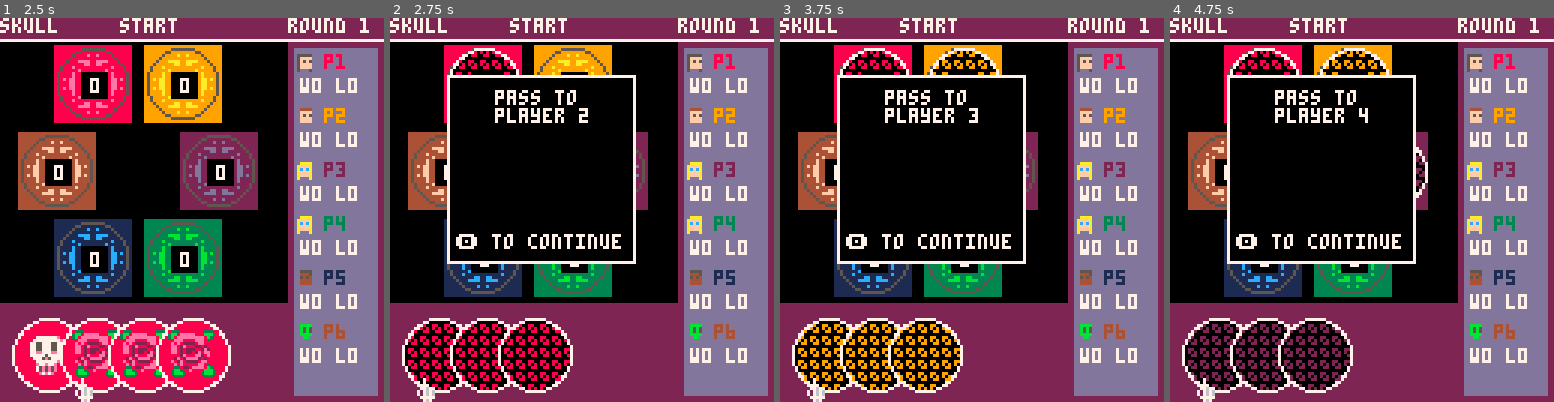
Above: before the commit, frames 1-4 (left to right).
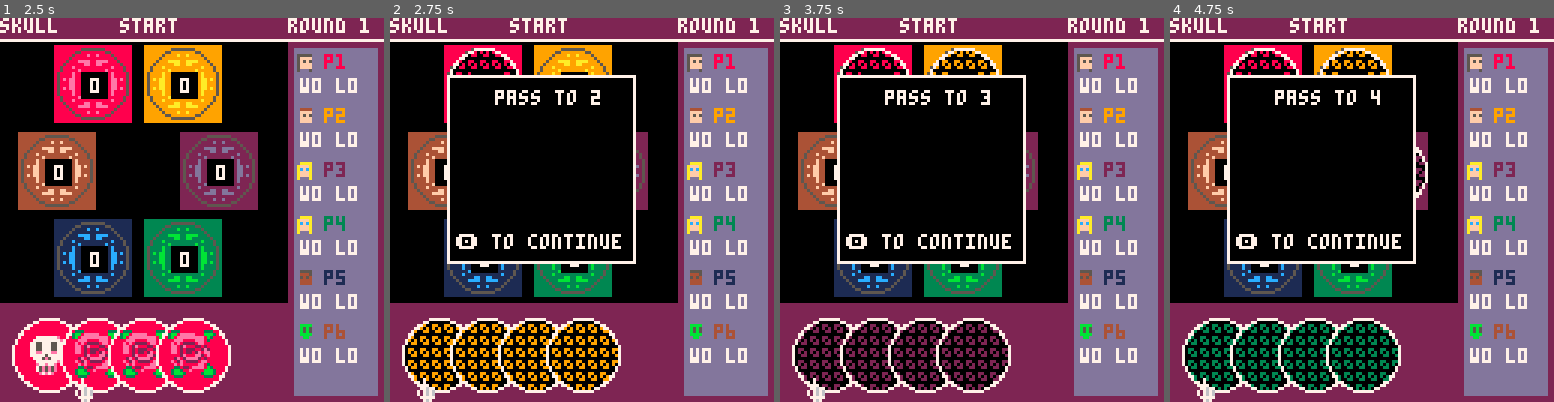
Above: after the commit, the same moments.

Repository: ignoreintuition/skull
Game: PICO-8 cartridge skull.p8
Two runs of this game, one before a commit and one after it. Both use one fixed random seed, a clock stepped at 60 frames per second and the inputs below.
Inputs:
- Up to frame 1 (2.5 s): tap X (X key) at 0.33, 1.07, 1.85 s; tap O (Z key) at 0.7, 1.7, 2.1 s; hold Right 1.6-2.1 s; hold Right from 2.47 s (still down)
- Up to frame 2 (2.75 s): keep holding Right; tap O (Z key) at 2.5 s
- Up to frame 3 (3.75 s): tap O (Z key) at 2.9, 3.3, 3.7 s; tap X (X key) at 2.97 s; release Right at 3.03 s; hold Left 3.08-3.58 s
- Up to frame 4 (4.75 s): hold Right 4.02-4.68 s; tap X (X key) at 4.08 s; tap O (Z key) at 4.1, 4.5 s

Frame 1 is identical in both runs. In frame 2, 5.3% of the frame differs, in the area x 4-61%, y 18-98%; in frame 3, 4.6%; in frame 4, 5.3%.

Commit message:
Added interactions for revelation. Updated so pass to skip players who passed. Updated dialogs to indicate the correct players

Diff:
--- a/src/controller.lua
+++ b/src/controller.lua
@@ -78,14 +78,22 @@
   handlePlay = function(_ENV)
     local gameScene = state:get()
     local mode = gameScene.mode
-    if btnp(4) and (mode == modes['start'] or mode == modes['place']) then
-      if not gameScene:play() then
-        gameScene:action()
+    if btnp(4) then
+      if mode == modes['start'] or mode == modes['place'] then
+        if not gameScene:play() then
+          gameScene:action()
+        end
+      elseif mode == modes['revelation'] then
+        gameScene:play()
       end
     elseif btnp(5) then
       gameScene:action()
     elseif btnp(1) then
-      gameScene.cursor:selectNextCard()
+      if gameScene.mode == modes.start or gameScene.mode == modes.place then
+        gameScene.cursor:selectNextCard()
+      elseif gameScene.mode == modes.revelation then
+        gameScene.cursor:selectNextStack()
+      end
     elseif btn(0) then
       -- move left
     end
--- a/src/cursor.lua
+++ b/src/cursor.lua
@@ -2,11 +2,14 @@
   x = 16,
   y = 120,
   spr = 32,
+  visible = true,
+  highlightedStack = 0,
   init = function(_ENV, self)
   end,
   update = function(_ENV)
     local gameScene = state:get()
     if state.activeToolbar then
+      visible = true
       for k, v in ipairs(gameScene.toolbars[#gameScene.toolbars].tools) do
         if v.active then
           x = 32 + (k - 1) * 10
@@ -14,19 +17,38 @@
         end
       end
     else
-      local hand = gameScene.players[gameScene.currentPlayer].hand
-      x = (hand.selectedCard - 1) * 16 + 8
-      y = 120
+      if gameScene.mode == modes.start or gameScene.mode == modes.place then
+        visible = true
+        local hand = gameScene.players[gameScene.currentPlayer].hand
+        x = (hand.selectedCard - 1) * 16 + 8
+        y = 120
+      elseif gameScene.mode == modes.revelation then
+        visible = true
+        x = seats[highlightedStack].x + 16
+        y = seats[highlightedStack].y + 16
+      elseif gameScene.mode == modes.challenge then
+        visible = false
+      end
     end
   end,
   draw = function(_ENV)
-    spr(32, x, y, 1, 1)
+    if visible then
+      spr(32, x, y, 1, 1)
+    end
   end,
   selectNextCard = function(_ENV, dir)
     local gameScene = state:get()
     local hand = gameScene.players[gameScene.currentPlayer].hand
     hand.selectedCard = hand.selectedCard % #hand.cards + 1
   end,
+  selectStack = function(_ENV, player)
+    local gameScene = state:get()
+    highlightedStack = player
+  end,
+  selectNextStack = function(_ENV)
+    local gameScene = state:get()
+    highlightedStack = highlightedStack % gameScene.playerCnt + 1
+  end,
   selectToolbar = function(_ENV)
   end
 })
--- a/src/scene/game.lua
+++ b/src/scene/game.lua
@@ -7,6 +7,7 @@
   round = 1,
   currentBid = 0,
   maxBid = 10,
+  revealed = 0,
 
   cursor = {},
   dialogs = {},
@@ -51,16 +52,7 @@
             end
           end
         end
-        add(
-          dialogs, Dialog:new({
-            text = "player " .. currentPlayer .. "\nreveal\ncards",
-            cancellable = false,
-            cb = function()
-              printh('revelation')
-            end
-          })
-        )
-        state.activeDialog = true
+        cursor:selectStack(currentPlayer)
       end
       mode = modes.revelation
     end
@@ -69,20 +61,30 @@
   draw = function(_ENV)
     ui:draw()
     callAll(players, 'draw')
+    callAll(toolbars, 'draw')
+    cursor:draw()
+    callAll(widgets, 'draw')
     callAll(dialogs, 'draw')
-    callAll(toolbars, 'draw')
-    callAll(widgets, 'draw')
-    cursor:draw()
   end,
   nextPlayer = function(_ENV)
-    -- TODO skip player if passed
     if currentPlayer == #players and mode == modes.start then
       mode = modes.place
     end
-    currentPlayer = currentPlayer % #players + 1
+    repeat
+      currentPlayer = currentPlayer % #players + 1
+    until not players[currentPlayer].passed == true
     for k, v in ipairs(players) do
       v.active = currentPlayer == k
     end
+    add(
+      dialogs, Dialog:new({
+        text = "pass to " .. currentPlayer,
+        cancellable = false,
+        cb = function()
+        end
+      })
+    )
+    state.activeDialog = true
   end,
   challenge = function(_ENV)
     mode = modes.challenge
@@ -90,16 +92,7 @@
       widgets, Widget:new({
         cb = function()
           state.activeWidget = false
-          add(
-            dialogs, Dialog:new({
-              text = "player " .. currentPlayer .. "\nissues a\nchallenge",
-              cancellable = false,
-              cb = function()
-                state:get():nextPlayer()
-              end
-            })
-          )
-          state.activeDialog = true
+          state:get():nextPlayer()
         end
       })
     )
@@ -110,17 +103,7 @@
       widgets, Widget:new({
         cb = function()
           state.activeWidget = false
-          -- TODO update dialog to indicate who to pass to
-          add(
-            dialogs, Dialog:new({
-              text = "player " .. currentPlayer .. "\nraised bid",
-              cancellable = false,
-              cb = function()
-                state:get():nextPlayer()
-              end
-            })
-          )
-          state.activeDialog = true
+          state:get():nextPlayer()
         end
       })
     )
@@ -132,20 +115,29 @@
     gameScene:nextPlayer()
   end,
   play = function(_ENV)
-    if #players[currentPlayer].hand.cards == 0 then
-      return false
+    if mode == modes.start or mode == modes.place then
+      if #players[currentPlayer].hand.cards == 0 then
+        return false
+      end
+      players[currentPlayer].stack:addCard(players[currentPlayer].hand:playCard(currentPlayer))
+      nextPlayer(_ENV)
+    elseif mode == modes.revelation then
+      -- TODO check if all players cards have been revealed
+      -- TODO pop cards off the stack
+      -- TODO if game end award win or remove card
+      if revealed < maxBid then
+        add(
+          dialogs, Dialog:new({
+            text = players[cursor.highlightedStack].stack.cards[#players[cursor.highlightedStack].stack.cards].face,
+            cancellable = false,
+            cb = function()
+            end
+          })
+        )
+        state.activeDialog = true
+      end
+      return true
     end
-    players[currentPlayer].stack:addCard(players[currentPlayer].hand:playCard(currentPlayer))
-    add(
-      dialogs, Dialog:new({
-        text = "pass to\nplayer " .. players[currentPlayer % #players + 1].number,
-        cancellable = false,
-        cb = function()
-          nextPlayer(_ENV)
-        end
-      })
-    )
-    state.activeDialog = true
     return true
   end,
   action = function(_ENV)
@@ -183,7 +175,15 @@
       )
       state.activeToolbar = true
     elseif mode == modes.revelation then
-      -- TODO add revelation
+      add(
+        dialogs, Dialog:new({
+          text = "no other\nactions\navailable",
+          cancellable = false,
+          cb = function()
+          end
+        })
+      )
+      state.activeDialog = true
       return true
     end
   end
Not shown, changed: dist/skull.p8.png
